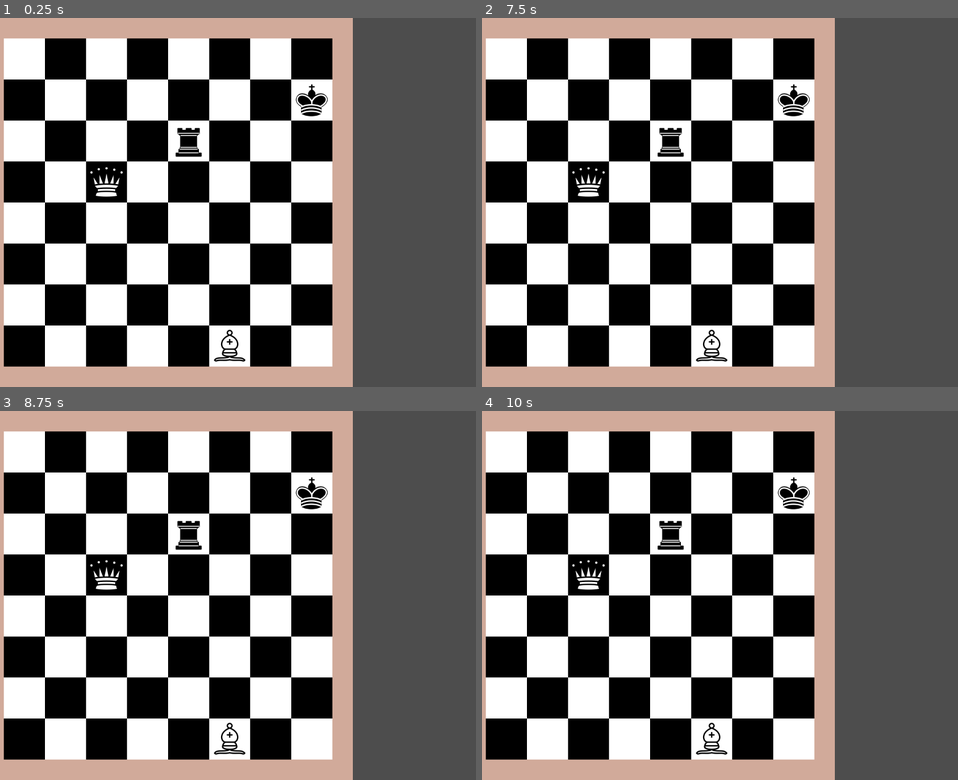
Above: before the commit, frames 1-4 (two rows, left to right).
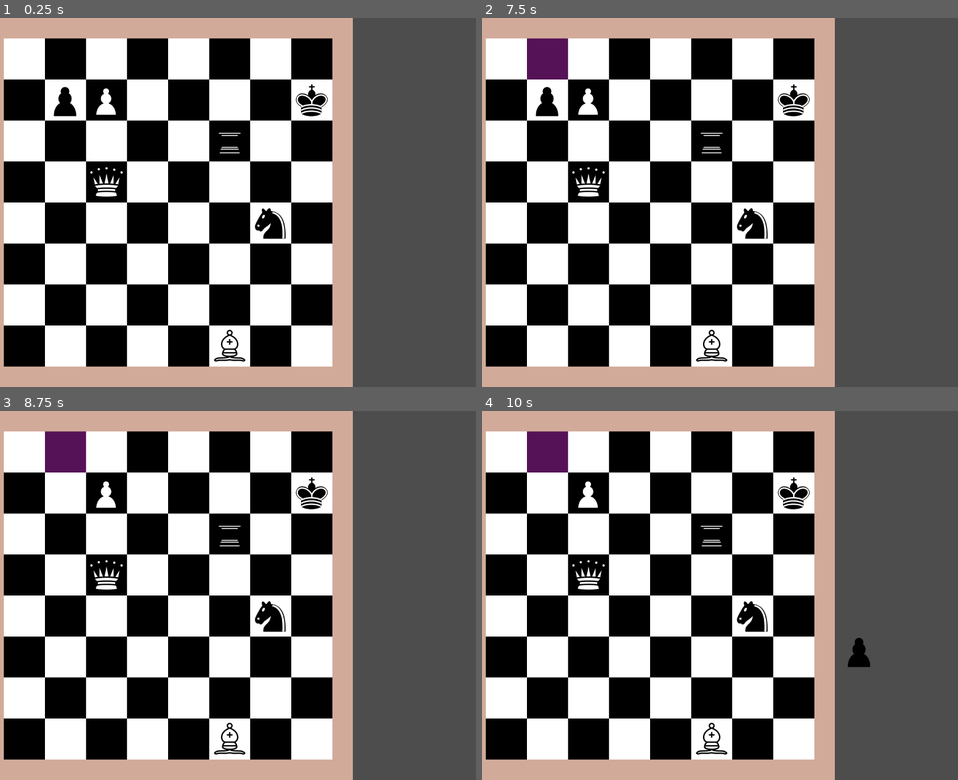
Above: after the commit, the same moments.

Repository: Hunter-1/Godot-Chess
Game: Godot game, scene res://game.tscn
Same seed, same stepped clock (60 frames per second), same inputs: the game is played once before the commit and once after it.
Inputs (mouse positions are in pixels of both pictures, inside the frame that each line leads up to):
- Up to frame 1 (0.25 s): no input
- Up to frame 2 (7.5 s): tap Enter at 0.5, 2, 3.5 s; move the mouse to (505, 58) at 0.52 s; press the mouse at (505, 58) at 0.53 s; tap Space at 1.25, 2.75, 4.25 s; move the mouse to (548, 58) at 1.27 s; release the mouse at (548, 58) at 1.28 s; click (548, 58) at 1.35 s; move the mouse to (586, 58) at 2.02 s; press the mouse at (586, 58) at 2.03 s; move the mouse to (629, 58) at 2.77 s; release the mouse at (629, 58) at 2.78 s; click (629, 58) at 2.85 s; move the mouse to (672, 58) at 3.52 s; press the mouse at (672, 58) at 3.53 s; move the mouse to (710, 58) at 4.27 s; release the mouse at (710, 58) at 4.28 s; click (710, 58) at 4.35 s; move the mouse to (753, 58) at 5.02 s; press the mouse at (753, 58) at 5.03 s; move the mouse to (796, 58) at 5.77 s; release the mouse at (796, 58) at 5.78 s; click (796, 58) at 5.85 s; move the mouse to (505, 99) at 6.52 s; press the mouse at (505, 99) at 6.53 s; move the mouse to (548, 99) at 7.27 s; release the mouse at (548, 99) at 7.28 s; click (548, 99) at 7.35 s
- Up to frame 3 (8.75 s): move the mouse to (104, 492) at 8.02 s; press the mouse at (104, 492) at 8.03 s
- Up to frame 4 (10 s): move the mouse to (629, 492) at 8.77 s; release the mouse at (629, 492) at 8.78 s; click (629, 492) at 8.85 s; move the mouse to (858, 650) at 9.52 s; press the mouse at (858, 650) at 9.53 s

The runs differ from the first frame. In frame 1, 1.2% of the frame differs, in the area x 11-61%, y 18-60%; in frame 2, 2.2%, in the area x 9-61%, y 5-60%; in frame 3, 1.9%; in frame 4, 2.2%.

Commit message:
All Piece Movement
All Pieces now have basic movement

Diff:
--- a/board.gd
+++ b/board.gd
@@ -25,9 +25,9 @@
 	add_piece(create_piece(4,1),2,5)
 	add_piece(create_piece(1,0),3,2)
 	add_piece(create_piece(0,1),1,7)
-	move_piece(2,5,2,4)
-
-
+	add_piece(create_piece(3,1),4,6)
+	add_piece(create_piece(5,1),1,1)
+	add_piece(create_piece(5,0),1,2)
 
 func move_piece(oldRow: int, oldCol: int, newRow: int, newCol: int):
 	add_piece(remove_piece(oldRow,oldCol),newRow, newCol)
@@ -52,8 +52,7 @@
 	picked_up_boardPosition = boardPosition
 	picked_up_piece = piece
 	get_tree().call_group("squares", "set_is_second_pick",true)
-	var type = piece.get_pieceType()
-	_check_movement_squares(boardPosition,type)
+	_check_movement_squares(boardPosition,piece)
 
 func _on_square_clicked(newBoardPosition: Vector2i, newPiece):
 	move_piece(
@@ -67,20 +66,45 @@
 	get_tree().call_group("squares", "set_is_second_pick",false)
 	get_tree().call_group("squares", "set_is_pickable",false)
 
-func _check_movement_squares(boardPosition: Vector2i, type: int):
-	match type:
-		0: #King
-			_spread_movement(boardPosition,type)
-		1: #Queen
-			_spread_movement(boardPosition,type)
-		2: #Bishop
-			_spread_movement(boardPosition,type)
-		3: #Knight
-			pass
-		4: #Rook
-			_spread_movement(boardPosition,type)
-		5: #Pawn
-			pass
+func _check_movement_squares(boardPosition: Vector2i, piece):
+	var type = piece.get_pieceType()
+	var vectors = []
+	if type != 2 && type != 3 && type != 5:
+		vectors.append(Vector2i(1,0))
+		vectors.append(Vector2i(-1,0))
+		vectors.append(Vector2i(0,1))
+		vectors.append(Vector2i(0,-1))
+	if type != 4 && type != 3 && type != 5:
+		vectors.append(Vector2i(1,1))
+		vectors.append(Vector2i(-1,1))
+		vectors.append(Vector2i(1,-1))
+		vectors.append(Vector2i(-1,-1))
+	if type == 3:
+		vectors.append(Vector2i(1,2))
+		vectors.append(Vector2i(2,1))
+		vectors.append(Vector2i(-1,-2))
+		vectors.append(Vector2i(-2,-1))
+		vectors.append(Vector2i(1,-2))
+		vectors.append(Vector2i(2,-1))
+		vectors.append(Vector2i(-2,1))
+		vectors.append(Vector2i(-1,2))
+	if type == 5:
+		vectors.append(Vector2i(0,(piece.get_pieceColor() * -2) + 1))
+	for i in range(0,vectors.size()):
+		var vector = vectors[i]
+		var tempPosition = boardPosition
+		tempPosition += vector
+		while (tempPosition.x <= 7 &&
+		tempPosition.x >= 0 &&
+		tempPosition.y <= 7 &&
+		tempPosition.y >= 0):
+			var square = Squares[tempPosition.y][tempPosition.x]
+			if square.get_piece() != null:
+				break
+			square.set_is_pickable(true)
+			if type == 0 || type == 3 || type == 5:
+				break
+			tempPosition += vector
 
 #func _check_straight_squares(boardPosition: Vector2i):
 #	for i in range(size):
@@ -98,31 +122,3 @@
 #			var difference = square.get_boardPosition() - boardPosition
 #			if abs(difference.x) == abs(difference.y) && square.get_boardPosition() != boardPosition && square.get_piece() == null:
 #				square.set_is_pickable(true)
-
-func _spread_movement(boardPosition: Vector2i, type):
-	var vectors = []
-	if type != 2:
-		vectors.append(Vector2i(1,0))
-		vectors.append(Vector2i(-1,0))
-		vectors.append(Vector2i(0,1))
-		vectors.append(Vector2i(0,-1))
-	if type != 4:
-		vectors.append(Vector2i(1,1))
-		vectors.append(Vector2i(-1,1))
-		vectors.append(Vector2i(1,-1))
-		vectors.append(Vector2i(-1,-1))
-	for i in range(0,vectors.size()):
-		var vector = vectors[i]
-		var tempPosition = boardPosition
-		tempPosition += vector
-		while (tempPosition.x <= 7 &&
-		tempPosition.x >= 0 &&
-		tempPosition.y <= 7 &&
-		tempPosition.y >= 0):
-			var square = Squares[tempPosition.y][tempPosition.x]
-			if square.get_piece() != null:
-				break
-			square.set_is_pickable(true)
-			if type == 0:
-				break
-			tempPosition += vector
